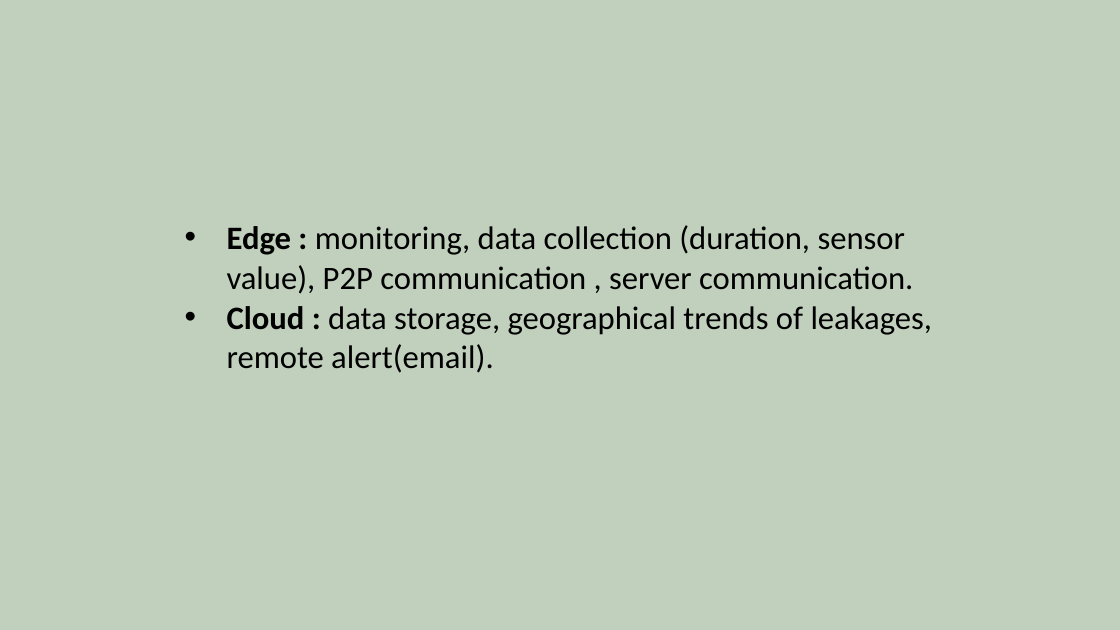
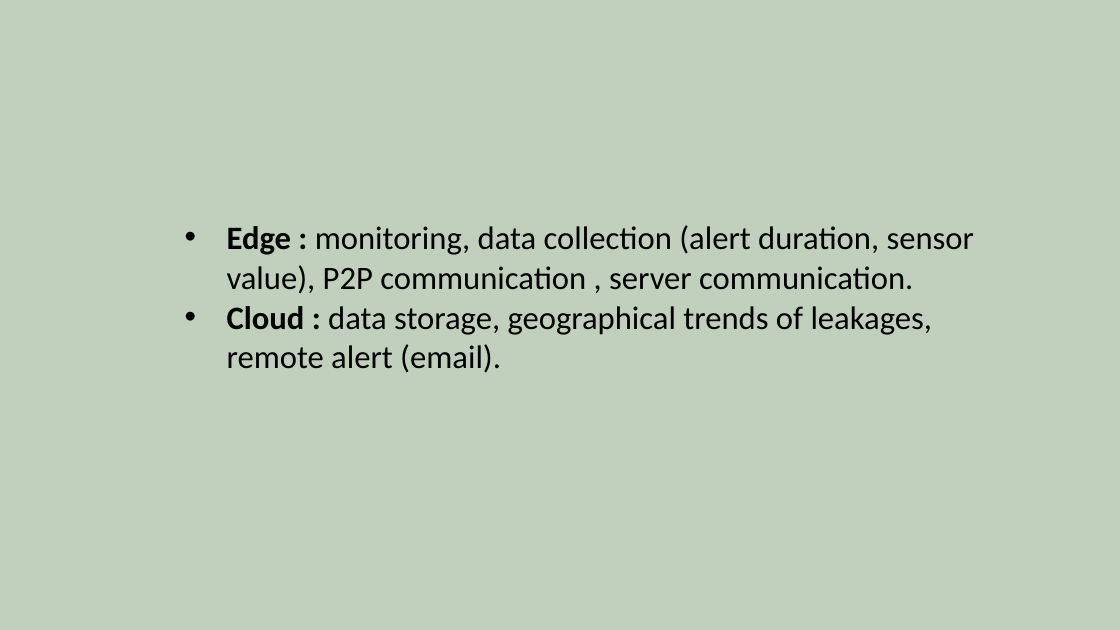
Before and after one commit to SuperM22/GasSentinel, a slide deck: slide 7 of Deliveries/GasSentinel2.pptx. Drawn at 1120x630 pixels with LibreOffice and Linux fonts; fonts in the diff are those of the drawing. Boxes give left, top, right and bottom in pixels: in the first picture for what was removed or moved away, otherwise in the second. Text is boxed around its words. In the diff, an @@ line names an element or a change of style, - is before the commit and + after.

Commit message:
last mod to ppt

```diff
--- a/Deliveries/GasSentinel2.pptx
+++ b/Deliveries/GasSentinel2.pptx
@@ text at box(227, 225, 974, 373): text changed @@
-  • Edge : monitoring, data collection (duration, sensor value), P2P communication , server communication.
-  • Cloud : data storage, geographical trends of leakages, remote alert(email).
+  • Edge : monitoring, data collection (alert duration, sensor value), P2P communication , server communication.
+  • Cloud : data storage, geographical trends of leakages, remote alert (email).
```
Also in this commit, not shown: 4 other slides changed, 1 slide removed, 1 other file.
